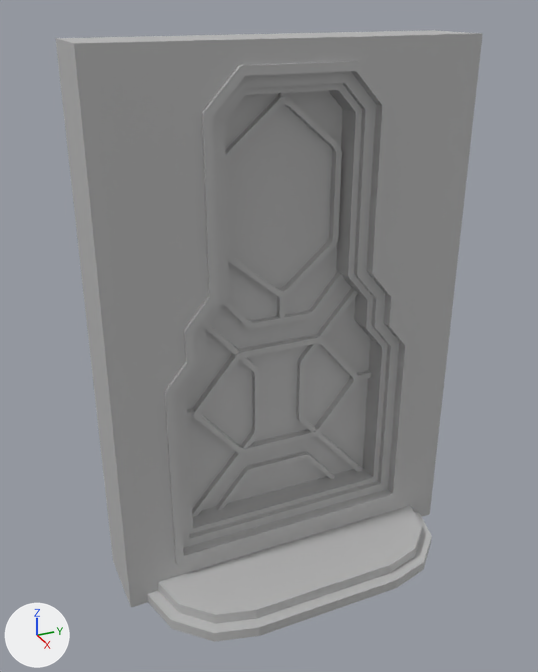
Renders of the FBX model Assets/_Core/Meshes/Mine Room/mesh_mineRoom_wallWindow_1.fbx from each side of a commit.
Before and after are seen from a 50 mm lens placed at (7.66, -3.81, 7.41), pointed at (-0.13, -0.31, 3.52). Arrows for +X, +Y and +Z are at lower left; the lights stay in place. Where no turn or scale is listed for an object, it has been applied to the vertices. Vertices at the same position are counted once.
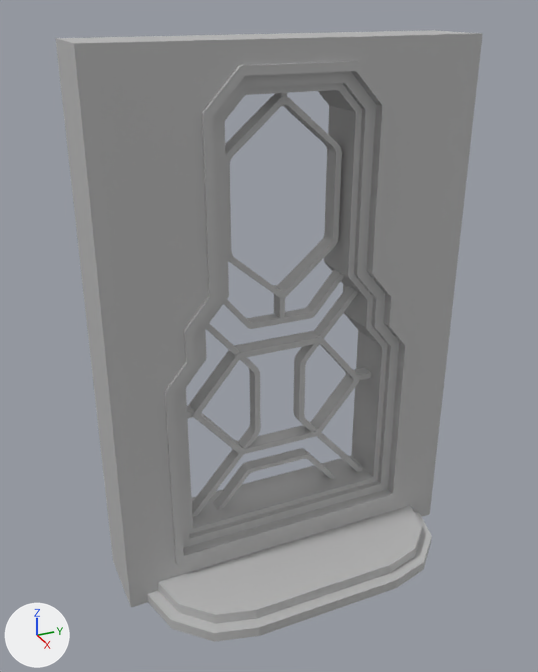
Where the newer file only moved an object's origin or applied its transform, the numbers keep the older frame.

What differs and where, as boxes (x1, y1, x2, y2) in the pictures (538 x 672 px):
'pPlane1', deleted
    before: (186, 90, 370, 511)
'pCube125', deleted
    before: (187, 271, 371, 510)
part 1 of me_mesh_001, added
    after: (187, 405, 194, 419)
part 2 of me_mesh_001, added
    after: (189, 331, 360, 454)
part 3 of me_mesh_001, added
    after: (224, 269, 344, 329)
part 4 of me_mesh_001, added
    after: (214, 448, 335, 510)

The edits, one by one:
me_mesh_001 is used by ob_pcube126; location (-0.33, -1.06, 5.15).
me_mesh_001 had 152 vertices, 136 faces and spanned x -0.27..-0.04, y -0.51..2.57, z -4.63..1.58.
me_mesh_001 now has 304 vertices, 272 faces and spans x -0.27..-0.04, y -0.56..2.58, z -4.63..1.58.
me_mesh_001 part 1: the loose piece of 8 vertices spanning x -0.25..-0.07, y 1.03..1.1, z 1.17..1.58 is copied, and the copy is turned 90 degrees about the x axis through its middle, then moved by (0.0, -1.42, -4.06); it spans x -0.25..-0.07, y -0.56..-0.15, z -2.72..-2.64.
me_mesh_001 part 2: a new loose piece of 72 vertices spanning x -0.27..-0.04, y -0.21..2.28, z -3.46..-1.91, in mat_lambert1 (grey #bcbcbc).
me_mesh_001 part 3: a new loose piece of 32 vertices spanning x -0.24..-0.06, y 0.1..2.02, z -1.62..-1.03, in mat_lambert1 (grey #bcbcbc).
me_mesh_001 part 4: a new loose piece of 32 vertices spanning x -0.24..-0.06, y 0.03..2.02, z -4.35..-3.74, in mat_lambert1 (grey #bcbcbc).
Object 'pPlane1' (ob_pplane1) is deleted.
Object 'pCube125' (ob_pcube125) is deleted.
